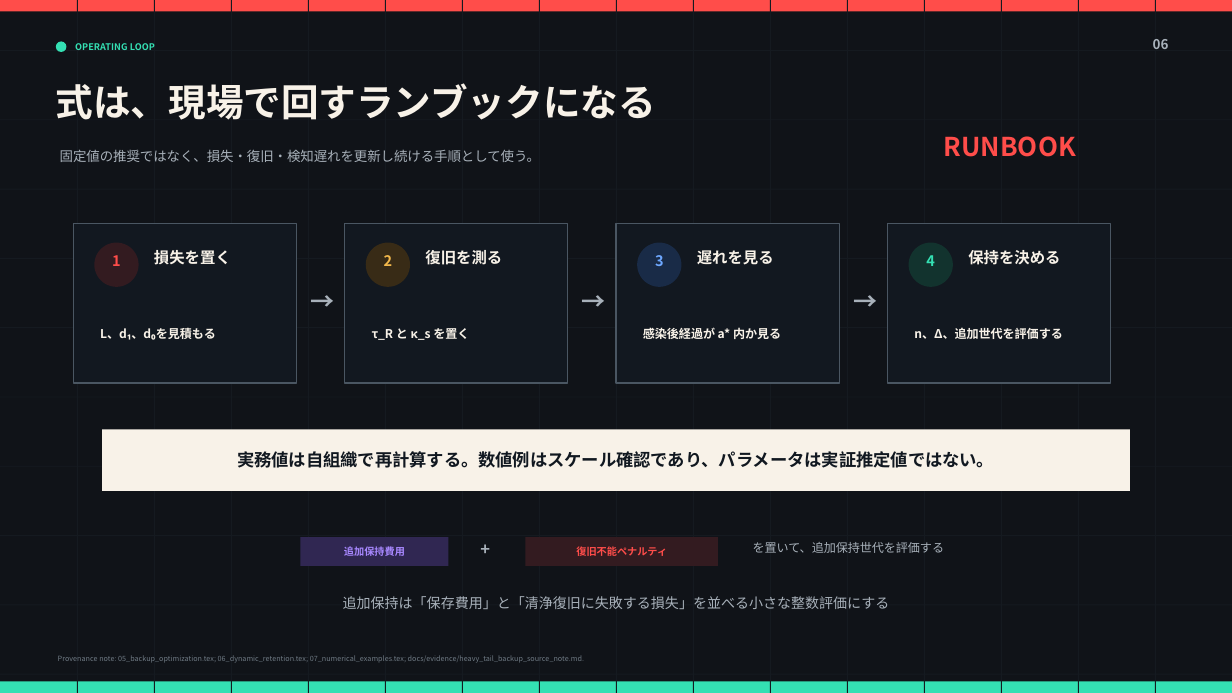
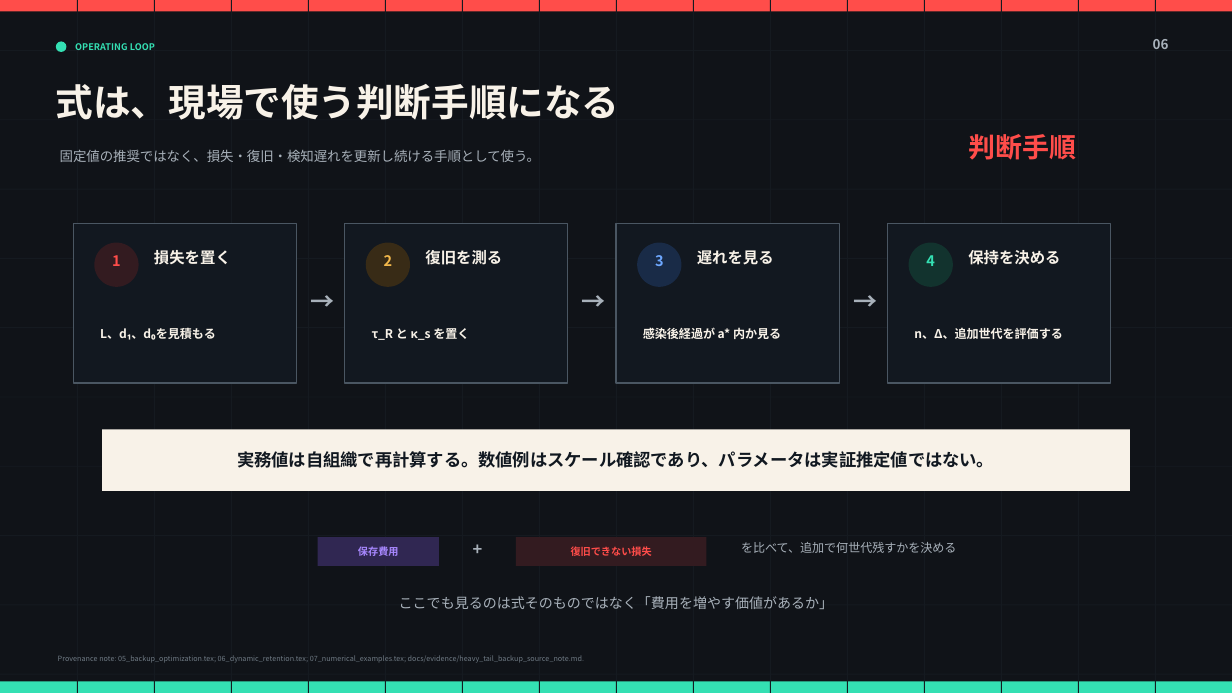
Before and after one commit to t0m0h1r0/research-backup, a slide deck: slide 6 of paper/presentations/heavy_tail_backup_refined/heavy_tail_backup_refined_theatrical.pptx. Drawn at 1232x693 pixels with LibreOffice and Linux fonts; fonts in the diff are those of the drawing. Boxes give left, top, right and bottom in pixels: in the first picture for what was removed or moved away, otherwise in the second. Text is boxed around its words. In the diff, an @@ line names an element or a change of style, - is before the commit and + after.

```diff
--- a/paper/presentations/heavy_tail_backup_refined/heavy_tail_backup_refined_theatrical.pptx
+++ b/paper/presentations/heavy_tail_backup_refined/heavy_tail_backup_refined_theatrical.pptx
@@ text at (56,84,620,120): text changed @@
-式は、現場で回すランブックになる
+式は、現場で使う判断手順になる
@@ text at (968,134,1076,160): text changed; size 20.2 to 21 pt @@
-RUNBOOK
+判断手順
@@ rectangle: place and size @@
-rectangle at (300,537,448,566)
+rectangle at (318,537,439,566)
@@ text "+": place and size @@
-text "+" at (471,539,498,564)
+text "+" at (464,539,491,564)
@@ rectangle: place and size @@
-rectangle at (526,537,718,566)
+rectangle at (516,537,706,566)
@@ text at (358,546,399,556): text changed @@
-追加保持費用
+保存費用
@@ text at (571,546,652,556): text changed @@
-復旧不能ペナルティ
+復旧できない損失
@@ text at (741,542,956,553): text changed @@
-を置いて、追加保持世代を評価する
+を比べて、追加で何世代残すかを決める
@@ text at (399,596,833,609): text changed @@
-追加保持は「保存費用」と「清浄復旧に失敗する損失」を並べる小さな整数評価にする
+ここでも見るのは式そのものではなく「費用を増やす価値があるか」
```
Also in this commit, not shown: 5 other slides changed, 8 other files.
